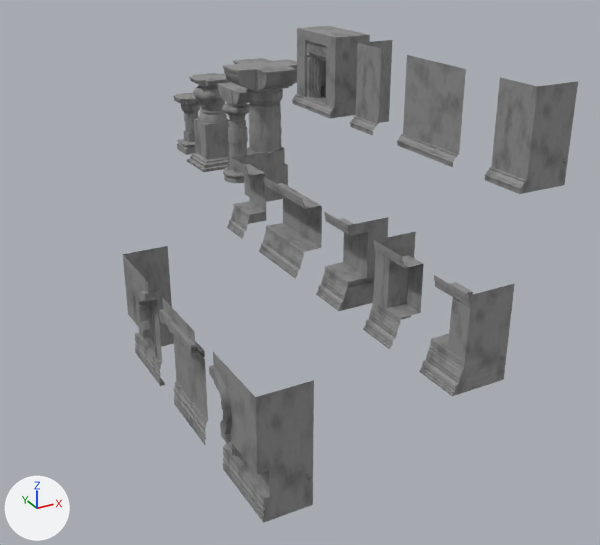
The Blender file Jack_WorkingFiles/Blender/StonePillars.blend as it was, and as the next commit left it.
Before and after are seen from a 50 mm camera at (0.04, -21.1, 8.2) aimed at (9.93, -3.11, -0.8). The lights are fixed; the arrows at lower left show +X, +Y and +Z.

The older version as bpy lines, for what is in view:
```python
ob_a1_left_background001 = bpy.data.objects.new('A1_Left_Background001', me_mesh_009)
ob_a1_left_background001.location = (0.0, 0.0, 0.0)
ob_a1_middle_background001 = bpy.data.objects.new('A1_Middle_Background001', me_mesh_011)
ob_a1_middle_background001.location = (0.0, 0.0, 0.0)
ob_a1_middle_background002 = bpy.data.objects.new('A1_Middle_Background002', me_mesh_004)
ob_a1_middle_background002.location = (0.0, 0.0, 0.0)
ob_a1_right_background001 = bpy.data.objects.new('A1_Right_Background001', me_mesh_010)
ob_a1_right_background001.location = (0.0, 0.0, 0.0)
ob_c1_right_background002 = bpy.data.objects.new('C1_Right_Background002', me_mesh_019)
ob_c1_right_background002.location = (0.0, 0.0, 0.0)
ob_l1_pillar001 = bpy.data.objects.new('L1_Pillar001', me_mesh_003)
ob_l1_pillar001.location = (0.0, 0.0, 0.0)
ob_m1_pillar001 = bpy.data.objects.new('M1_Pillar001', me_mesh_002)
ob_m1_pillar001.location = (0.0, 0.0, 0.0)
ob_m2_pillar001 = bpy.data.objects.new('M2_Pillar001', me_mesh_001)
ob_m2_pillar001.location = (0.0, 0.0, 0.0)
ob_s1_pillar001 = bpy.data.objects.new('S1_Pillar001', me_mesh)
ob_s1_pillar001.location = (0.0, 0.0, 0.0)
# also in view: 'C1_Left_Background001' at (6.32, -2.0, -1.7); 'B1_Right_Background001' at (9.39, -6.5, 1.0); 'B2_Left_Background001' at (9.39, -8.5, 1.0); 'C1_Right_Background001' at (6.32, -8.0, -1.7); 'B2_Right_Background001' at (9.39, -10.5, 1.0)
```
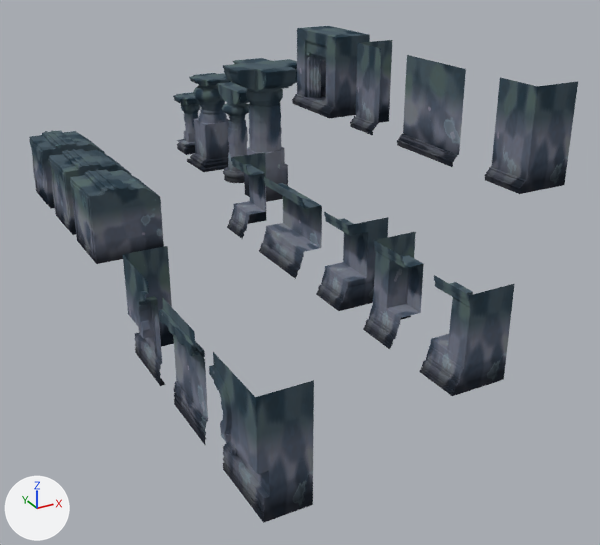
What differs and where, as boxes [x1, y1, x2, y2] in the pictures (600 x 545 px):
'C1_Right_Background001', recoloured (grey to blue)
    both: [209, 352, 314, 523]
'A1_Right_Background001', recoloured (grey to blue)
    both: [484, 77, 578, 194]
'B2_Right_Background001', recoloured (grey to blue)
    both: [420, 275, 515, 396]
'Cube', added
    after: [70, 169, 164, 264]
'A1_Middle_Background001', recoloured (grey to blue)
    both: [397, 55, 466, 167]
'A1_Middle_Background002', recoloured (grey to blue)
    both: [292, 26, 370, 118]
'L1_Pillar001', recoloured (grey to blue)
    both: [223, 58, 297, 202]
'B2_Left_Background001', recoloured (grey to blue)
    both: [363, 232, 424, 349]
'B1_Right_Background001', recoloured
    both: [316, 212, 389, 311]
'B1_Middle_Background001', recoloured (grey to blue)
    both: [259, 177, 322, 279]
'C1_Right_Background002', recoloured (grey to blue)
    both: [159, 297, 208, 445]
'A1_Left_Background001', recoloured (grey to blue)
    both: [350, 40, 392, 136]
'M1_Pillar001', recoloured (grey to blue)
    both: [187, 73, 231, 172]
'Cube.001', added
    after: [49, 149, 131, 235]
'Cube.002', added
    after: [29, 130, 105, 209]
'B1_Left_Background001', recoloured
    both: [227, 153, 267, 238]
'M2_Pillar001', recoloured
    both: [217, 82, 250, 183]
'S1_Pillar001', recoloured
    both: [173, 92, 201, 155]
part 1 of me_mesh_017, built on
    both: [123, 255, 147, 362]
part 2 of me_mesh_017, recoloured (grey to blue)
    both: [123, 246, 174, 386]

Diff of the bpy script that builds the scene:
```diff
--- a/Jack_WorkingFiles/Blender/StonePillars.blend.py
+++ b/Jack_WorkingFiles/Blender/StonePillars.blend.py
@@ mat_rock_shader @@
+mat_rock_shader = bpy.data.materials.new('Rock Shader')
+# nodes: BsdfDiffuse, Mapping, Mix, ObjectInfo, OutputMaterial, TexCoord, TexGradient, TexNoise, TexVoronoi, ValToRGB
+# colours: black #000000, white #ffffff, grey #b6abbc, light grey #c4c4c4, grey #898989, light grey #adc5c1, cyan #9ab2bc, dark grey #515151
@@ me_mesh @@
 me_mesh.from_pydata(...)  # 607 vertices, 600 faces; spans x 10.48..11.52, y 6.48..7.52, z 0.0..2.01
-me_mesh.materials.append(mat_stone)
+me_mesh.materials.append(mat_rock_shader)
@@ me_mesh_001 @@
 me_mesh_001.from_pydata(...)  # 758 vertices, 760 faces; spans x 10.48..11.52, y 2.15..3.85, z 0.0..3.0
-me_mesh_001.materials.append(mat_stone)
+me_mesh_001.materials.append(mat_rock_shader)
@@ me_mesh_002 @@
 me_mesh_002.from_pydata(...)  # 846 vertices, 844 faces; spans x 10.26..11.74, y 4.26..5.74, z 0.0..3.0
-me_mesh_002.materials.append(mat_stone)
+me_mesh_002.materials.append(mat_rock_shader)
@@ me_mesh_003 @@
 me_mesh_003.from_pydata(...)  # 778 vertices, 776 faces; spans x 9.88..12.12, y -0.12..2.12, z 0.0..4.0
-me_mesh_003.materials.append(mat_stone)
+me_mesh_003.materials.append(mat_rock_shader)
@@ me_mesh_004 @@
 me_mesh_004.from_pydata(...)  # 890 vertices, 888 faces; spans x 10.84..12.0, y -3.0..-1.0, z 3.26..5.26
-me_mesh_004.materials.append(mat_stone)
+me_mesh_004.materials.append(mat_rock_shader)
@@ me_mesh_009 @@
 me_mesh_009.from_pydata(...)  # 43 vertices, 28 faces; spans x 10.84..12.0, y -5.0..-4.0, z 3.26..5.26
-me_mesh_009.materials.append(mat_stone)
+me_mesh_009.materials.append(mat_rock_shader)
@@ me_mesh_010 @@
 me_mesh_010.from_pydata(...)  # 43 vertices, 28 faces; spans x 10.84..12.0, y -10.0..-9.0, z 3.26..5.26
-me_mesh_010.materials.append(mat_stone)
+me_mesh_010.materials.append(mat_rock_shader)
@@ me_mesh_011 @@
 me_mesh_011.from_pydata(...)  # 34 vertices, 20 faces; spans x 10.84..11.0, y -8.0..-6.0, z 3.26..5.26
-me_mesh_011.materials.append(mat_stone)
+me_mesh_011.materials.append(mat_rock_shader)
@@ me_mesh_012 @@
 me_mesh_012.from_pydata(...)  # 133 vertices, 96 faces; spans x 8.77..10.0, y -2.0..-1.0, z 0.0..2.0
-me_mesh_012.materials.append(mat_stone)
+me_mesh_012.materials.append(mat_rock_shader)
@@ me_mesh_013 @@
 me_mesh_013.from_pydata(...)  # 70 vertices, 34 faces; spans x 8.77..9.48, y -5.0..-3.0, z 0.0..2.0
-me_mesh_013.materials.append(mat_stone)
+me_mesh_013.materials.append(mat_rock_shader)
@@ me_mesh_014 @@
 me_mesh_014.from_pydata(...)  # 133 vertices, 96 faces; spans x 8.77..10.0, y -7.0..-6.0, z 0.0..2.0
-me_mesh_014.materials.append(mat_stone)
+me_mesh_014.materials.append(mat_rock_shader)
@@ me_mesh_015 @@
 me_mesh_015.from_pydata(...)  # 168 vertices, 130 faces; spans x 8.77..10.0, y -11.0..-10.0, z 0.0..2.0
-me_mesh_015.materials.append(mat_stone)
+me_mesh_015.materials.append(mat_rock_shader)
@@ me_mesh_016 @@
 me_mesh_016.from_pydata(...)  # 168 vertices, 130 faces; spans x 8.77..10.0, y -9.0..-8.0, z 0.0..2.0
-me_mesh_016.materials.append(mat_stone)
+me_mesh_016.materials.append(mat_rock_shader)
@@ me_mesh_017 @@
-me_mesh_017.from_pydata(...)  # 372 vertices, 335 faces; spans x 5.64..7.0, y -3.0..-1.0, z -3.2..-0.2
+me_mesh_017.from_pydata(...)  # 405 vertices, 367 faces; spans x 5.64..7.0, y -3.0..-1.0, z -3.2..-0.2
+# me_mesh_017 part 1
+# 32 faces are deleted
+# 33 vertices are added at x 5.74..6.0, y -1.03, z -3.2..-0.2
+# 64 new faces join them
+# me_mesh_017 part 2: 303 faces spanning x 5.64..7.0, y -3.0..-1.0, z -3.2..-0.2 switch from mat_stone to mat_rock_shader
@@ me_mesh_018 @@
 me_mesh_018.from_pydata(...)  # 354 vertices, 318 faces; spans x 5.64..7.0, y -9.0..-7.0, z -3.2..-0.2
-me_mesh_018.materials.append(mat_stone)
+me_mesh_018.materials.append(mat_rock_shader)
@@ me_mesh_019 @@
 me_mesh_019.from_pydata(...)  # 264 vertices, 226 faces; spans x 5.64..5.95, y -6.0..-4.0, z -3.2..-0.2
-me_mesh_019.materials.append(mat_stone)
+me_mesh_019.materials.append(mat_rock_shader)
@@ ob_cube_002 @@
+ob_cube_002 = bpy.data.objects.new('Cube.002', me_cube_002)  # 388 vertices, 386 faces; spans x -1.12..1.0, y -1.0..1.0, z -1.0..1.12
+ob_cube_002.location = (6.43, 6.94, 0.0)
@@ ob_cube_001 @@
+ob_cube_001 = bpy.data.objects.new('Cube.001', me_cube_001)  # 388 vertices, 386 faces; spans x -1.05..1.0, y -1.0..1.0, z -1.0..1.12
+ob_cube_001.location = (6.43, 4.17, 0.0)
@@ ob_cube @@
+ob_cube = bpy.data.objects.new('Cube', me_cube)  # 388 vertices, 386 faces; spans x -1.05..1.0, y -1.0..1.0, z -1.0..1.12
+ob_cube.location = (6.43, 1.57, 0.0)
```
